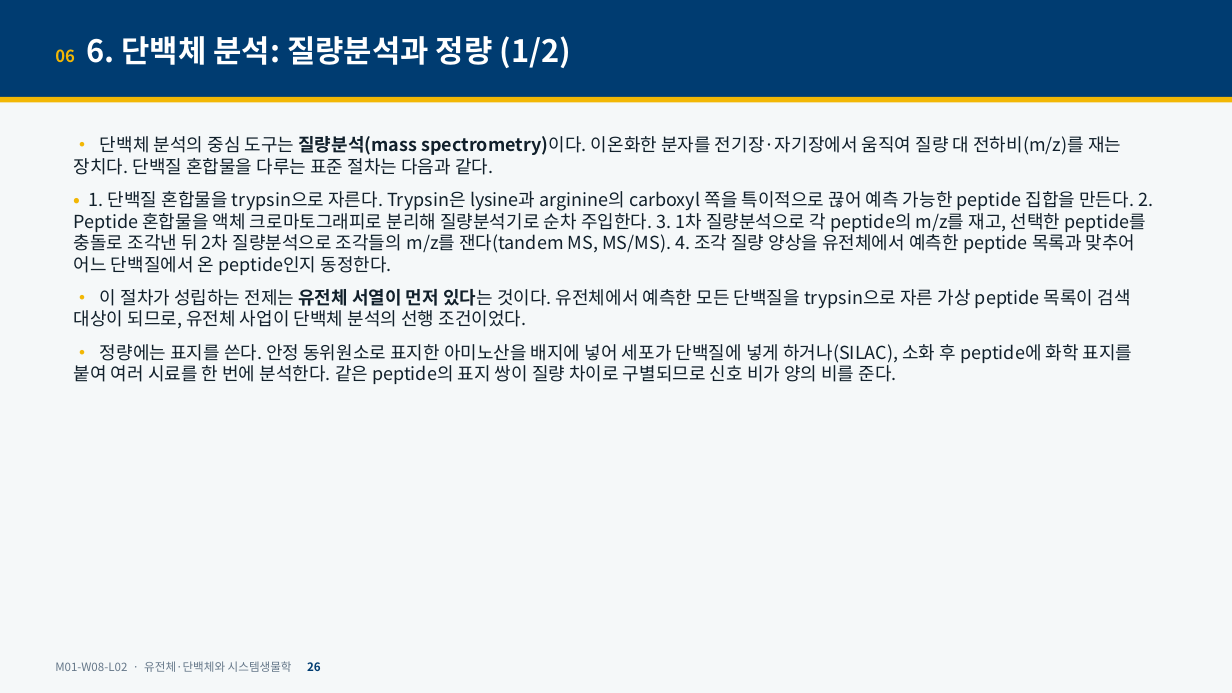
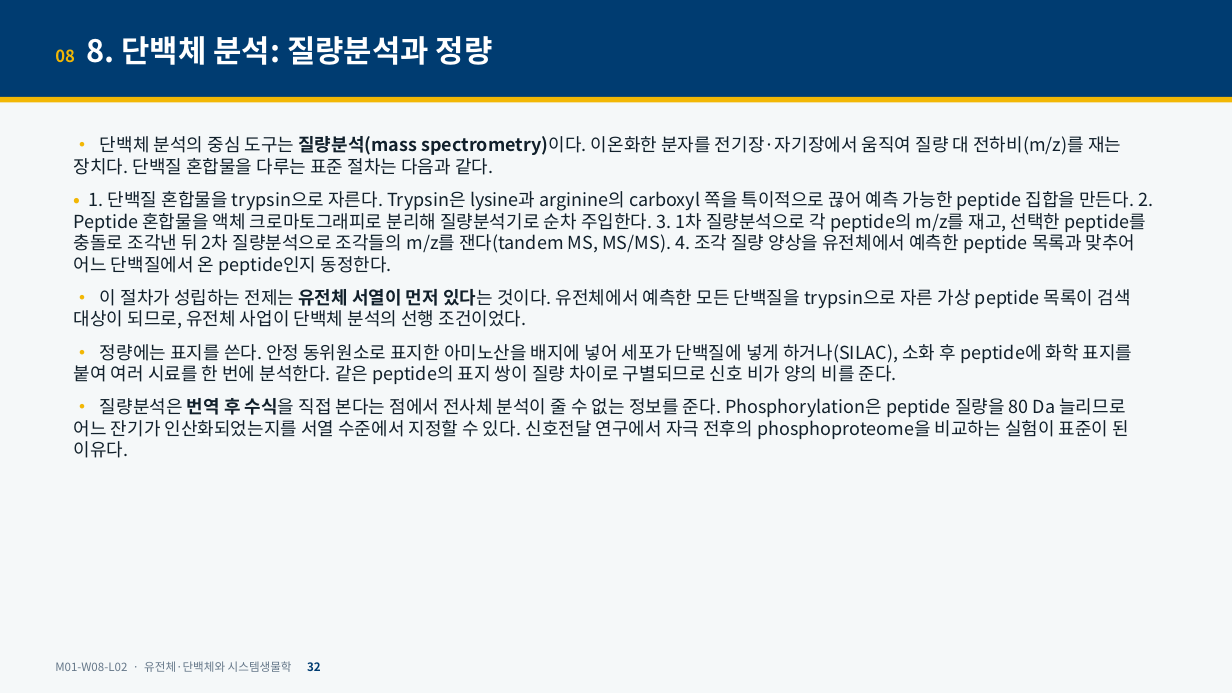
Before and after one commit to hoperiasd2/hoperiasd2.github.io, a slide deck: slide 32 of curriculum/M01/W08/L02/slides.pptx (slide 26 before the commit). Drawn at 1232x693 pixels with LibreOffice and Linux fonts; fonts in the diff are those of the drawing. Boxes give left, top, right and bottom in pixels: in the first picture for what was removed or moved away, otherwise in the second. Text is boxed around its words. In the diff, an @@ line names an element or a change of style, - is before the commit and + after.

```diff
--- a/curriculum/M01/W08/L02/slides.pptx
+++ b/curriculum/M01/W08/L02/slides.pptx
@@ text at (x1=55, y1=36, x2=493, y2=65): text changed @@
-06 6. 단백체 분석: 질량분석과 정량 (1/2)
+08 8. 단백체 분석: 질량분석과 정량
@@ text at (x1=74, y1=398, x2=1129, y2=458): paragraph added @@
+• 질량분석은 번역 후 수식을 직접 본다는 점에서 전사체 분석이 줄 수 없는 정보를 준다. Phosphorylation은 peptide 질량을 80 Da 늘리므로 어느 잔기가 인산화되었는지를 서열 수준에서 지정할 수 있다. 신호전달 연구에서 자극 전후의 phosphoproteome을 비교하는 실험이 표준이 된 이유다.
@@ text at (x1=55, y1=661, x2=321, y2=672): text changed @@
-M01-W08-L02 · 유전체·단백체와 시스템생물학 26
+M01-W08-L02 · 유전체·단백체와 시스템생물학 32
```
Also in this commit, not shown: 41 other slides changed, 15 slides added, 5 other files.
